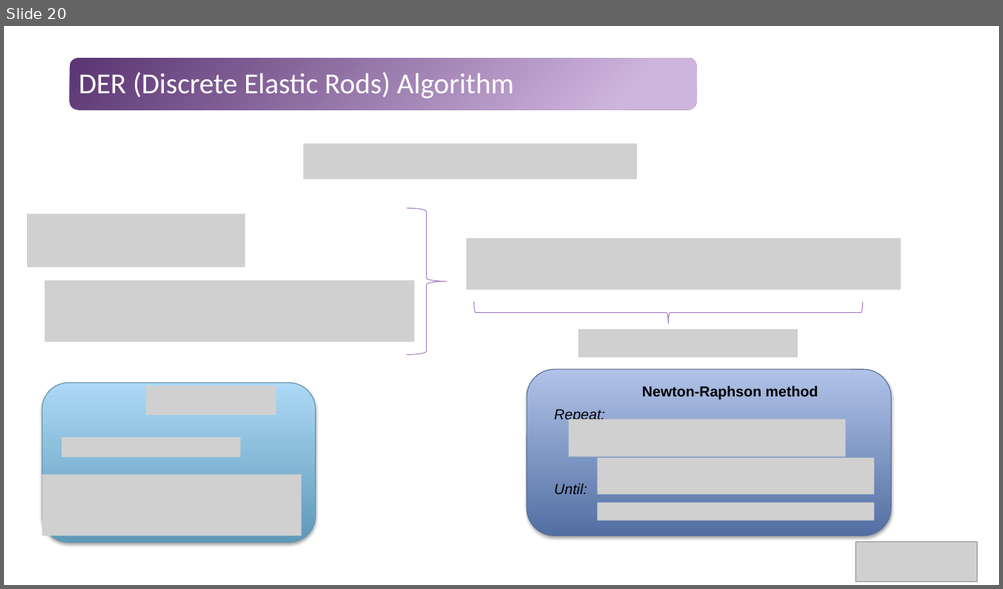
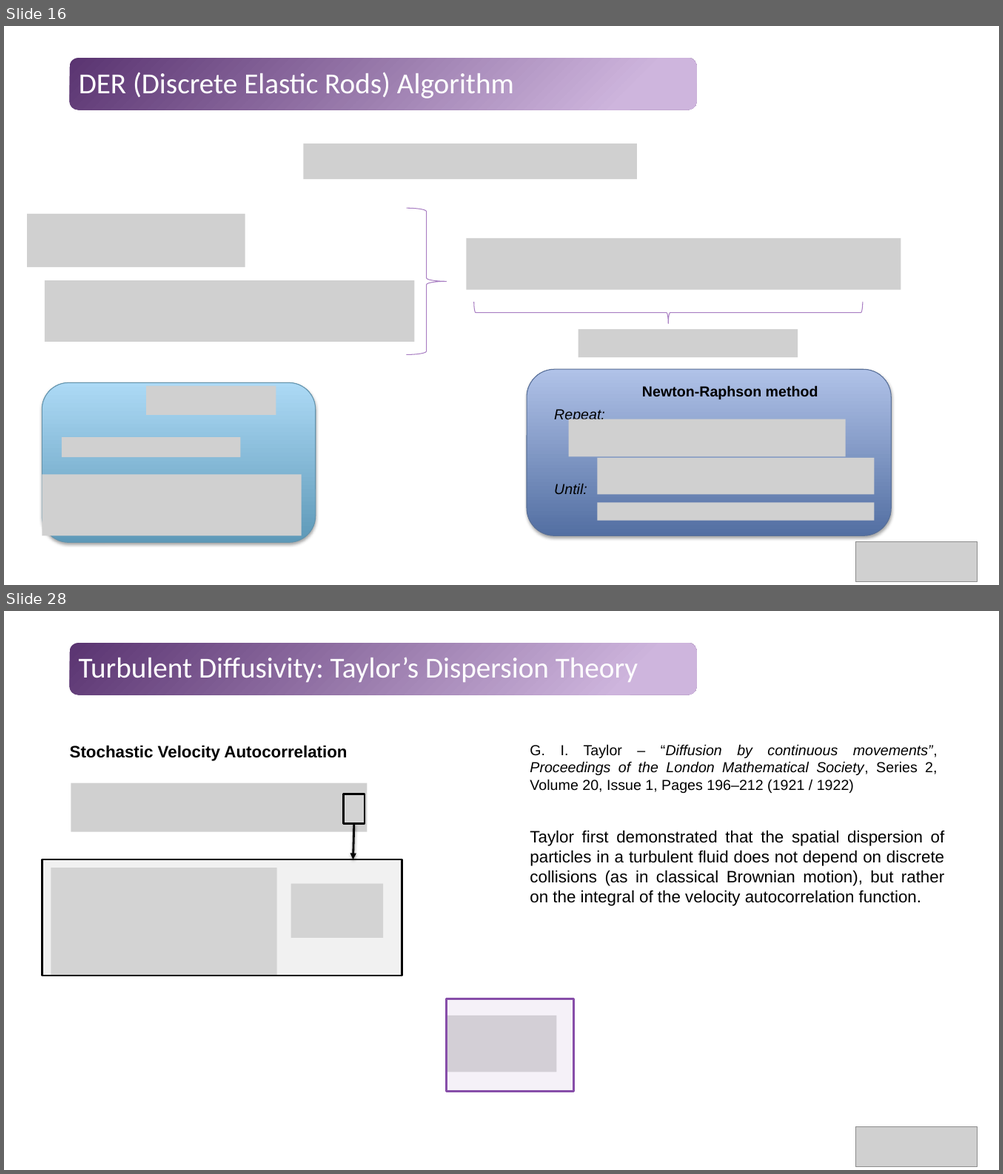
Before and after one commit to Tavi681/PoliPhysics, a slide deck: Tema 1/paper/Tema1.pptx. Shown one above the other, each under a label of ours: slide 20 before the commit, slides 16 and 28 after it; the slides between them are not shown. The pictures are 1003x589 and 1003x1174 pixels, drawn with LibreOffice and Linux fonts; fonts in the diff are those of the drawing; grey boxes stand for pictures. Boxes give left, top, right and bottom in pixels: in the first picture for what was removed or moved away, otherwise in the second. Text is boxed around its words. In the diff, an @@ line names an element or a change of style, - is before the commit and + after.

```diff
--- a/Tema 1/paper/Tema1.pptx
+++ b/Tema 1/paper/Tema1.pptx
@@ slide 28 added at bbox=[4, 611, 999, 1170], background #FFFFFF; not listed: 1 template element that a slide beside it also shows @@
@@ title added at bbox=[79, 657, 637, 683], 28 pt, text #FFFFFF @@
+Turbulent Diffusivity: Taylor’s Dispersion Theory
@@ text added at bbox=[70, 745, 347, 761], 16 pt, text #000000, bold @@
+Stochastic Velocity Autocorrelation
@@ text added at bbox=[529, 744, 937, 793], 14 pt, text #000000, italic @@
+G. I. Taylor – “Diffusion by continuous movements”, Proceedings of the London Mathematical Society, Series 2, Volume 20, Issue 1, Pages 196–212 (1921 / 1922)
@@ picture added at bbox=[71, 783, 367, 832] @@
@@ group added at bbox=[42, 795, 402, 976]: 2 pictures, 2 rectangles, 1 arrow @@
@@ text added at bbox=[529, 830, 945, 906], 16 pt, text #000000 @@
+Taylor first demonstrated that the spatial dispersion of particles in a turbulent fluid does not depend on discrete collisions (as in classical Brownian motion), but rather on the integral of the velocity autocorrelation function.
@@ rectangle added at bbox=[447, 999, 573, 1091], fill #DECEE8 at 28% opacity, outline #874EA9 2 pt @@
@@ picture added at bbox=[447, 1016, 556, 1073] @@
@@ picture added at bbox=[855, 1128, 977, 1167] @@
@@ what was slide 20 is now slide 16 @@
```
Also in this commit, not shown: 8 slides changed, 14 other slides added, 6 slides removed.
